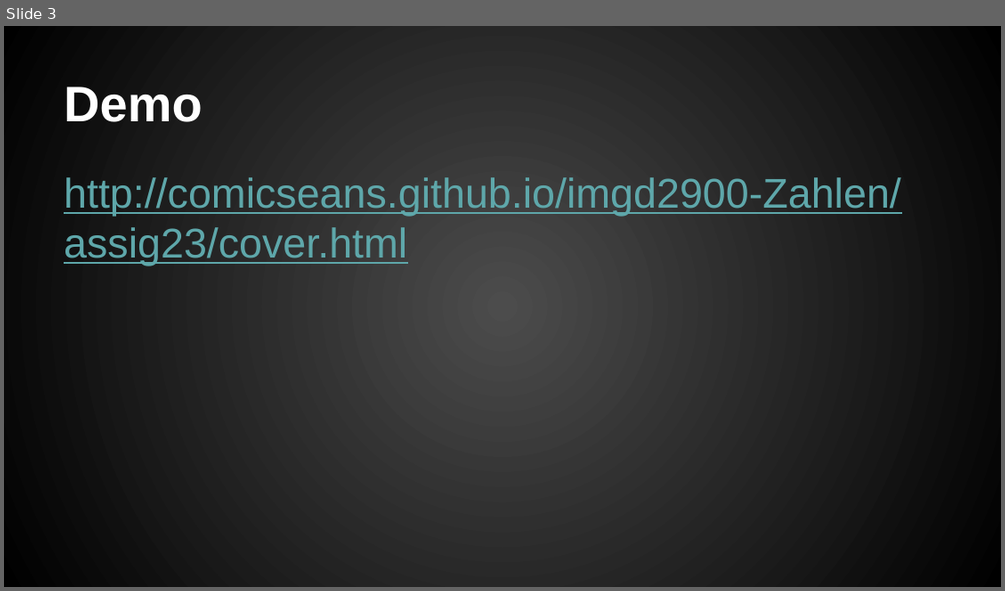
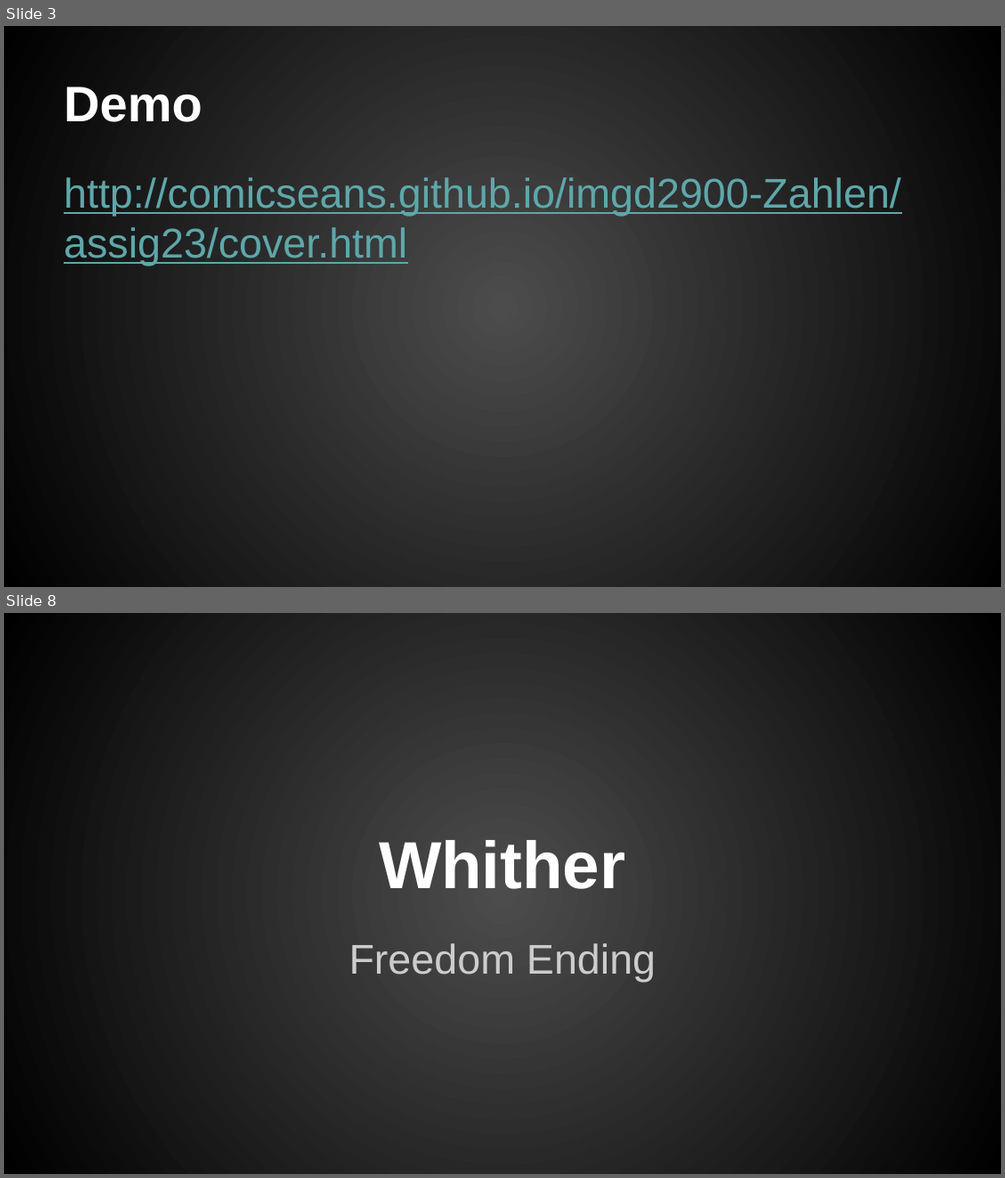
Before and after one commit to ComicSeans/imgd2900, a slide deck: assig23/finalabstractpresentation.pptx. Shown one above the other, each under a label of ours: slide 3 before the commit, slides 3 and 8 after it; the slides between them are not shown. The pictures are 1005x591 and 1005x1178 pixels, drawn with LibreOffice and Linux fonts; fonts in the diff are those of the drawing. Boxes give left, top, right and bottom in pixels: in the first picture for what was removed or moved away, otherwise in the second. Text is boxed around its words. In the diff, an @@ line names an element or a change of style, - is before the commit and + after.

```diff
--- a/assig23/finalabstractpresentation.pptx
+++ b/assig23/finalabstractpresentation.pptx
@@ slide 8 added at (x1=4, y1=613, x2=1001, y2=1174), background gradient #4C4C4C to #000000 @@
@@ title added at (x1=379, y1=840, x2=625, y2=889), 48 pt, text #FFFFFF, bold @@
+Whither
@@ subtitle added at (x1=349, y1=943, x2=655, y2=981), 30 pt, text #CCCCCC @@
+Freedom Ending
```
Also in this commit, not shown: 5 other slides added.
